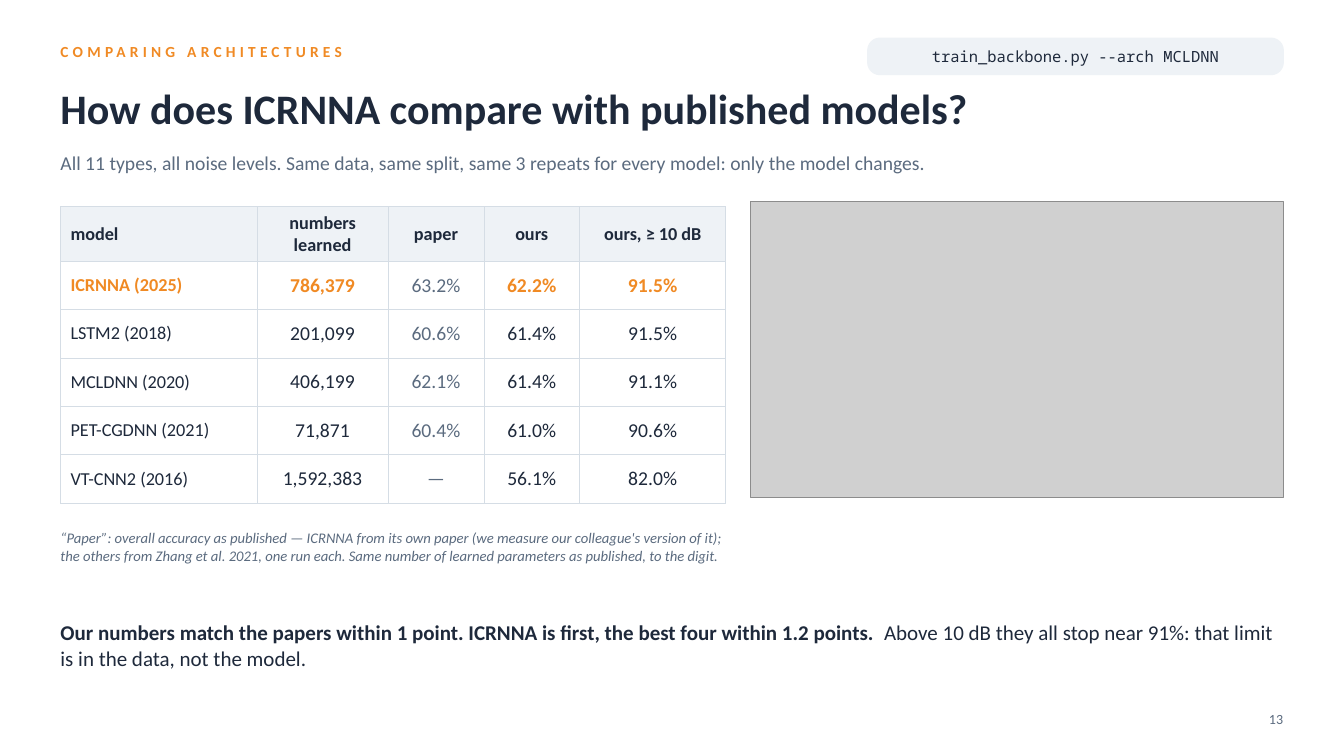
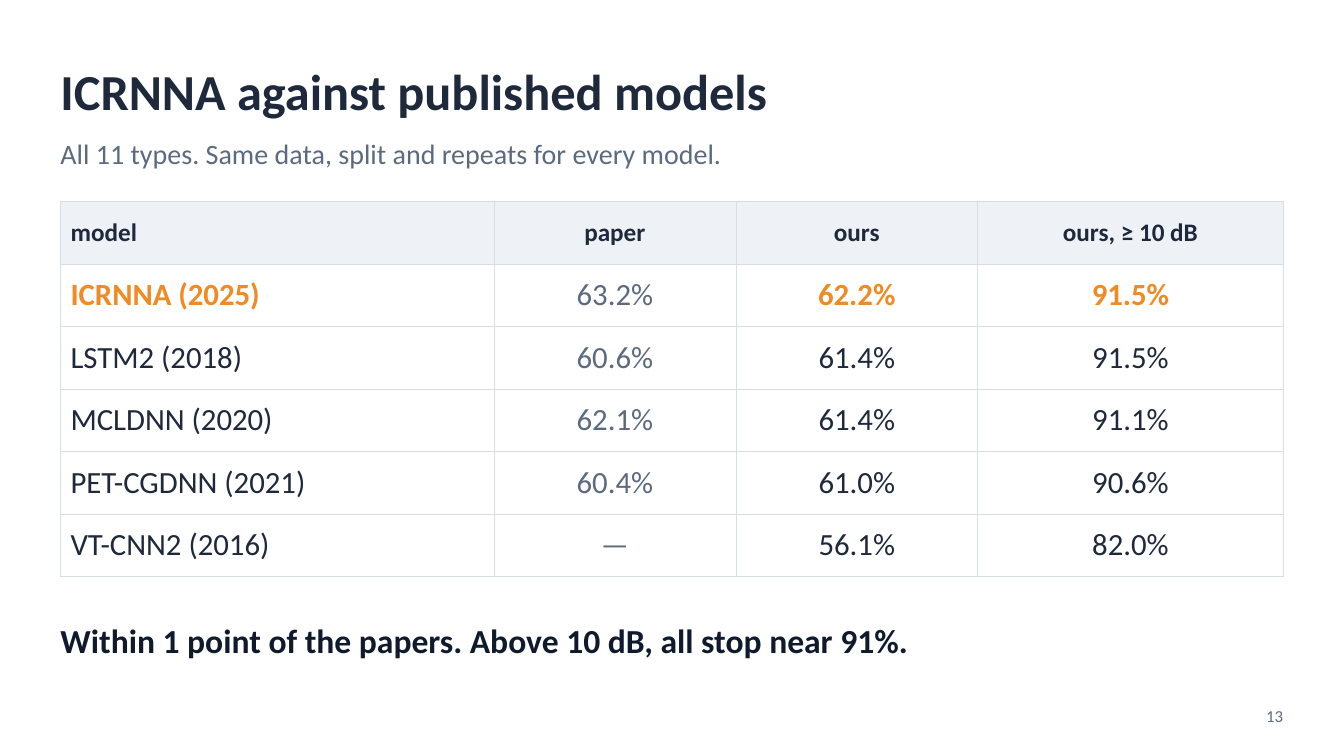
Before and after one commit to YusufBilo78/amc, a slide deck: slide 13 of deck/moshe_2016_simple.pptx. Drawn at 1344x756 pixels with LibreOffice and Linux fonts; fonts in the diff are those of the drawing; grey boxes stand for pictures. Boxes give left, top, right and bottom in pixels: in the first picture for what was removed or moved away, otherwise in the second. Text is boxed around its words. In the diff, an @@ line names an element or a change of style, - is before the commit and + after.

```diff
--- a/deck/moshe_2016_simple.pptx
+++ b/deck/moshe_2016_simple.pptx
@@ text removed at (60, 42, 867, 73) @@
-COMPARING ARCHITECTURES
@@ rounded rectangle removed at (868, 38, 1284, 75) @@
@@ text removed at (932, 50, 1219, 66) @@
-train_backbone.py --arch MCLDNN
@@ text at (60, 74, 767, 119): text changed; size 30 to 36 pt @@
-How does ICRNNA compare with published models?
+ICRNNA against published models
@@ text at (60, 144, 721, 169): text changed; size 14 to 20 pt @@
-All 11 types, all noise levels. Same data, same split, same 3 repeats for every model: only the model changes.
+All 11 types. Same data, split and repeats for every model.
@@ table at (60, 202, 1284, 563) @@
-column 2: numbers learned | 786,379 | 201,099 | 406,199 | 71,871 | 1,592,383
@@ table: place and size @@
-table at (60, 207, 726, 492)
+table at (60, 202, 1284, 563)
@@ picture removed at (751, 202, 1284, 497) @@
@@ text removed at (60, 532, 722, 564) @@
-“Paper”: overall accuracy as published — ICRNNA from its own paper (we measure our colleague's version of it); the others from Zhang et al. 2021, one run each. Same number of learned parameters as published, to the digit.
@@ text at (60, 629, 908, 659): text changed; size 15 to 24 pt; text colour #1E293B to #0F1B2D @@
-Our numbers match the papers within 1 point. ICRNNA is first, the best four within 1.2 points. Above 10 dB they all stop near 91%: that limit is in the data, not the model.
+Within 1 point of the papers. Above 10 dB, all stop near 91%.
@@ text "Within 1 point of the ..." at (60, 629, 908, 659): vertical alignment top to middle @@
@@ text "13" at (1266, 711, 1283, 722): size 10 to 12 pt @@
```
Also in this commit, not shown: 13 other slides changed, 3 other files.
